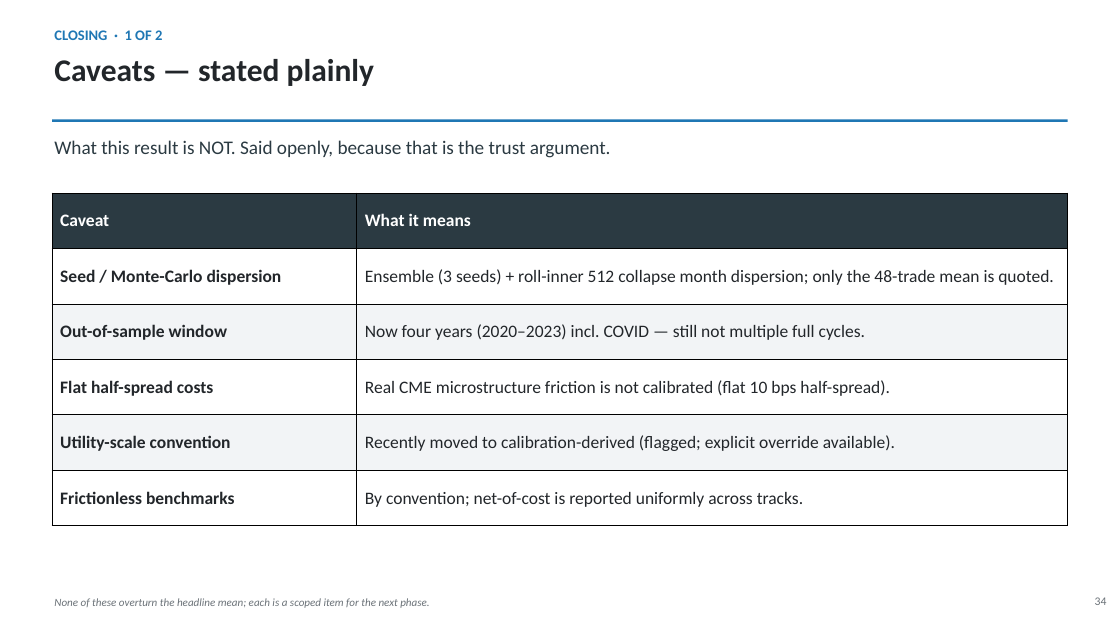
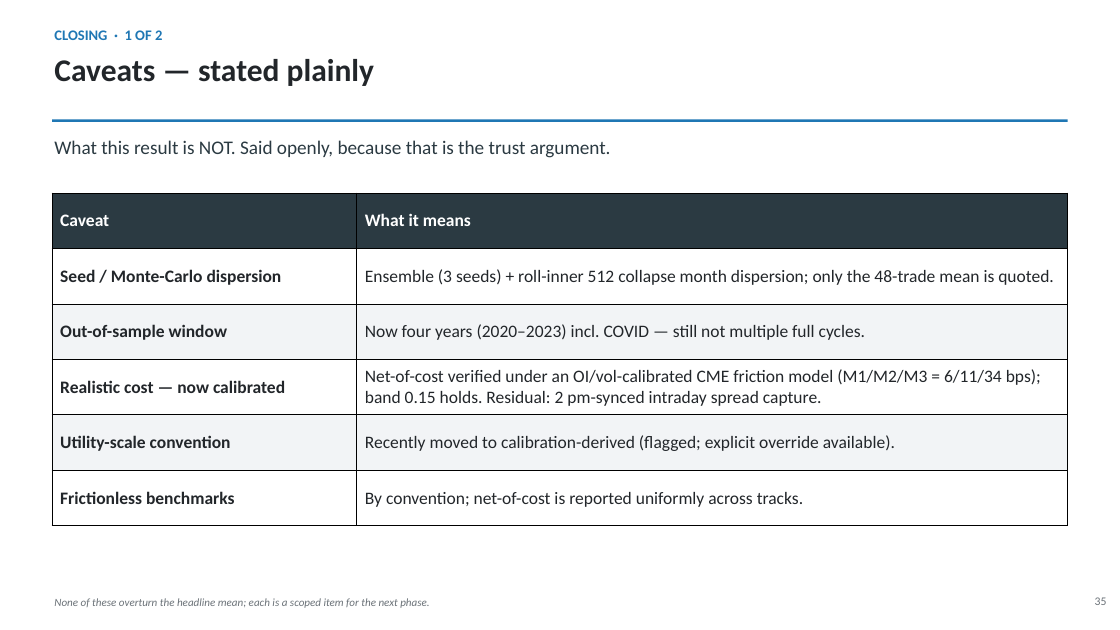
Before and after one commit to sylam/riskflow, a slide deck: slide 35 of artifacts/platinum_hedge_management_deck.pptx (slide 34 before the commit). Drawn at 1120x630 pixels with LibreOffice and Linux fonts; fonts in the diff are those of the drawing. Boxes give left, top, right and bottom in pixels: in the first picture for what was removed or moved away, otherwise in the second. Text is boxed around its words. In the diff, an @@ line names an element or a change of style, - is before the commit and + after.

```diff
--- a/artifacts/platinum_hedge_management_deck.pptx
+++ b/artifacts/platinum_hedge_management_deck.pptx
@@ table at bbox=[52, 193, 1068, 526] @@
-row 4, column 1: Flat half-spread costs
+row 4, column 1: Realistic cost — now calibrated
-row 4, column 2: Real CME microstructure friction is not calibrated (flat 10 bps half-spread).
+row 4, column 2: Net-of-cost verified under an OI/vol-calibrated CME friction model (M1/M2/M3 = 6/11/34 bps); band 0.15 holds. Residual: 2 pm-synced intraday spread capture.
@@ text at bbox=[1095, 597, 1107, 605]: text changed @@
-34
+35
```
Also in this commit, not shown: 19 other slides changed, 1 slide added.
